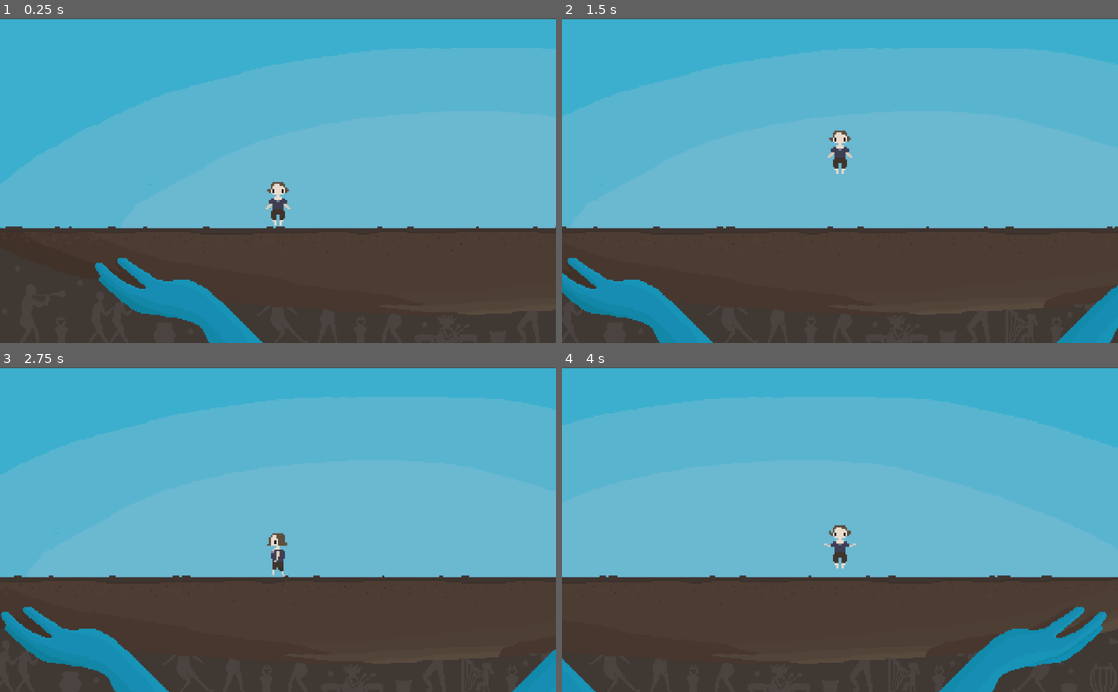
Above: before the commit, frames 1-4 (two rows, left to right).
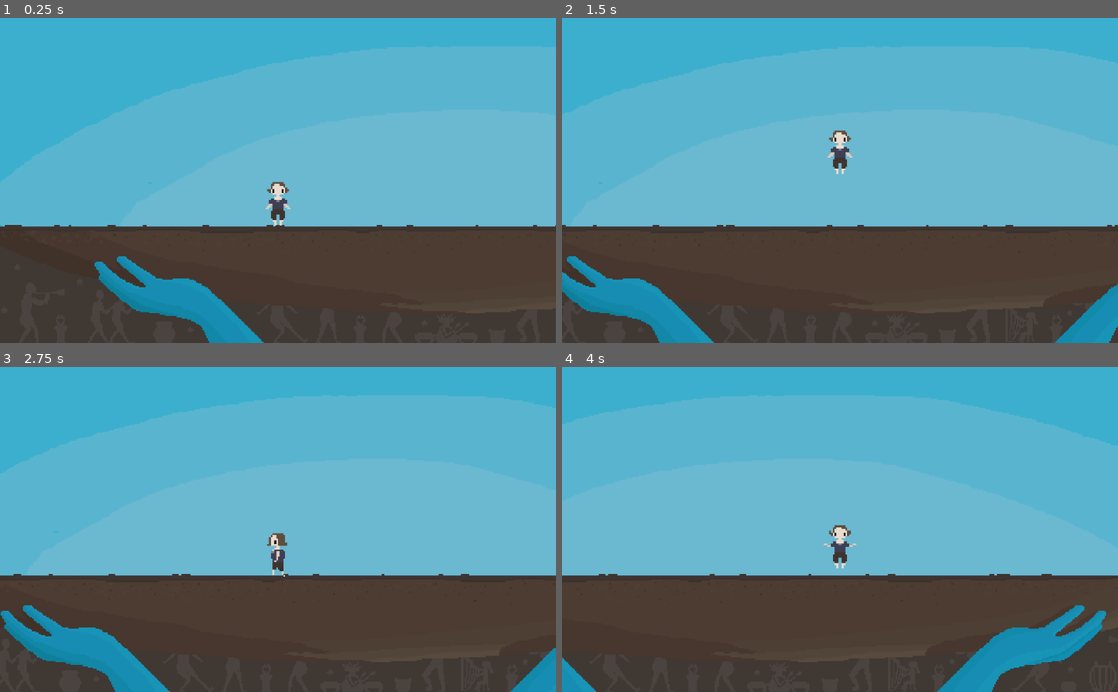
Above: after the commit, the same moments.

Repository: linasdev/qualia
Game: Godot game, scene res://scenes/scene3(atlas)/scene3(atlas).tscn
Same seed, same stepped clock (60 frames per second), same inputs: the game is played once before the commit and once after it. This scene is started directly instead of the project's main scene.
Inputs:
- Up to frame 1 (0.25 s): no input
- Up to frame 2 (1.5 s): hold Right (ui_right) from 0.53 s (still down); tap E (interact) at 0.6, 1.35 s; tap Space (jump) at 0.77 s
- Up to frame 3 (2.75 s): tap Space (jump) at 1.52 s; release Right (ui_right) at 2.03 s; hold Left (ui_left) from 2.03 s (still down); tap E (interact) at 2.1 s
- Up to frame 4 (4 s): release Left (ui_left) at 2.78 s; hold Right (ui_right) from 2.78 s (still down); tap E (interact) at 2.85, 3.6 s; tap Space (jump) at 3.02, 3.77 s

The runs differ from the first frame. In frame 1, 1.8% of the frame differs, in the area x 0-100%, y 0-100%; in frame 2, 1.8%; in frame 3, 1.8%; in frame 4, 1.9%.

Commit message:
making markas reee silent

Diff:
--- a/scenes/scene3(atlas)/scene3(atlas).tscn
+++ b/scenes/scene3(atlas)/scene3(atlas).tscn
@@ -21,6 +21,9 @@
 limit_left = -154
 limit_right = 327
 
+[node name="animated_sprite" parent="Player" index="2"]
+frame = 0
+
 [node name="Ground" type="StaticBody2D" parent="."]
 position = Vector2( 7.62939e-06, -3.8147e-06 )
 
@@ -33,17 +36,14 @@
 follow_viewport_enable = true
 
 [node name="Sprite" type="Sprite" parent="CanvasLayer"]
-position = Vector2( 86.0854, -38.0799 )
+position = Vector2( 85.916, -38.8884 )
 scale = Vector2( 0.71868, 0.71868 )
 texture = ExtResource( 2 )
-__meta__ = {
-"_edit_lock_": true
-}
 
 [node name="LeftWall" type="StaticBody2D" parent="."]
 
 [node name="CollisionShape2D" type="CollisionShape2D" parent="LeftWall"]
-position = Vector2( -165.222, -52.453 )
+position = Vector2( -165.222, -53.453 )
 shape = SubResource( 2 )
 
 [node name="RightWall" type="StaticBody2D" parent="."]
